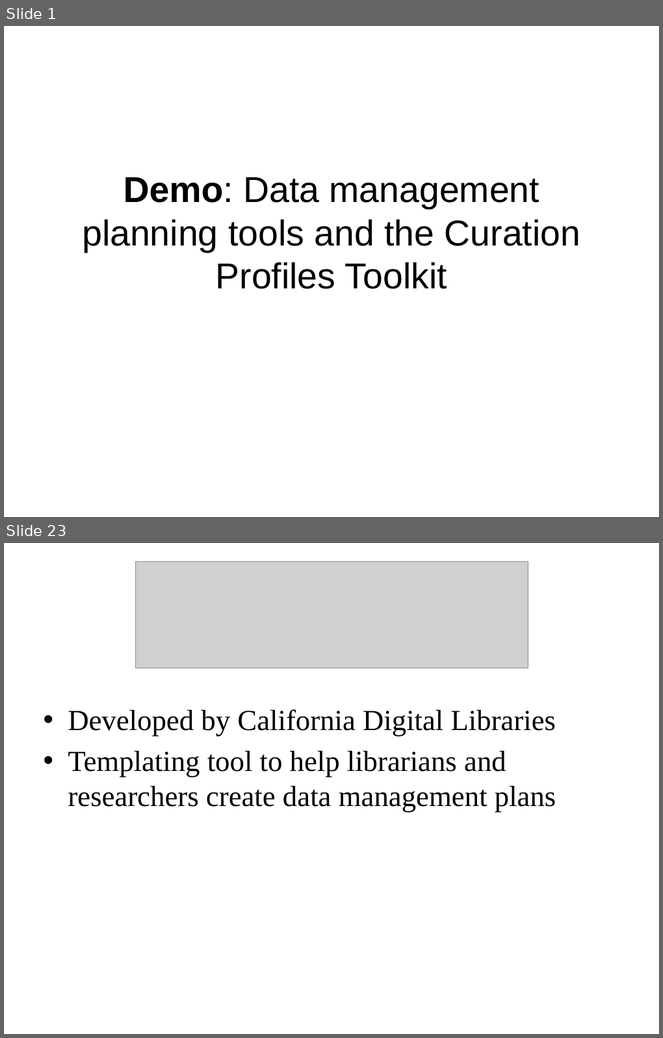
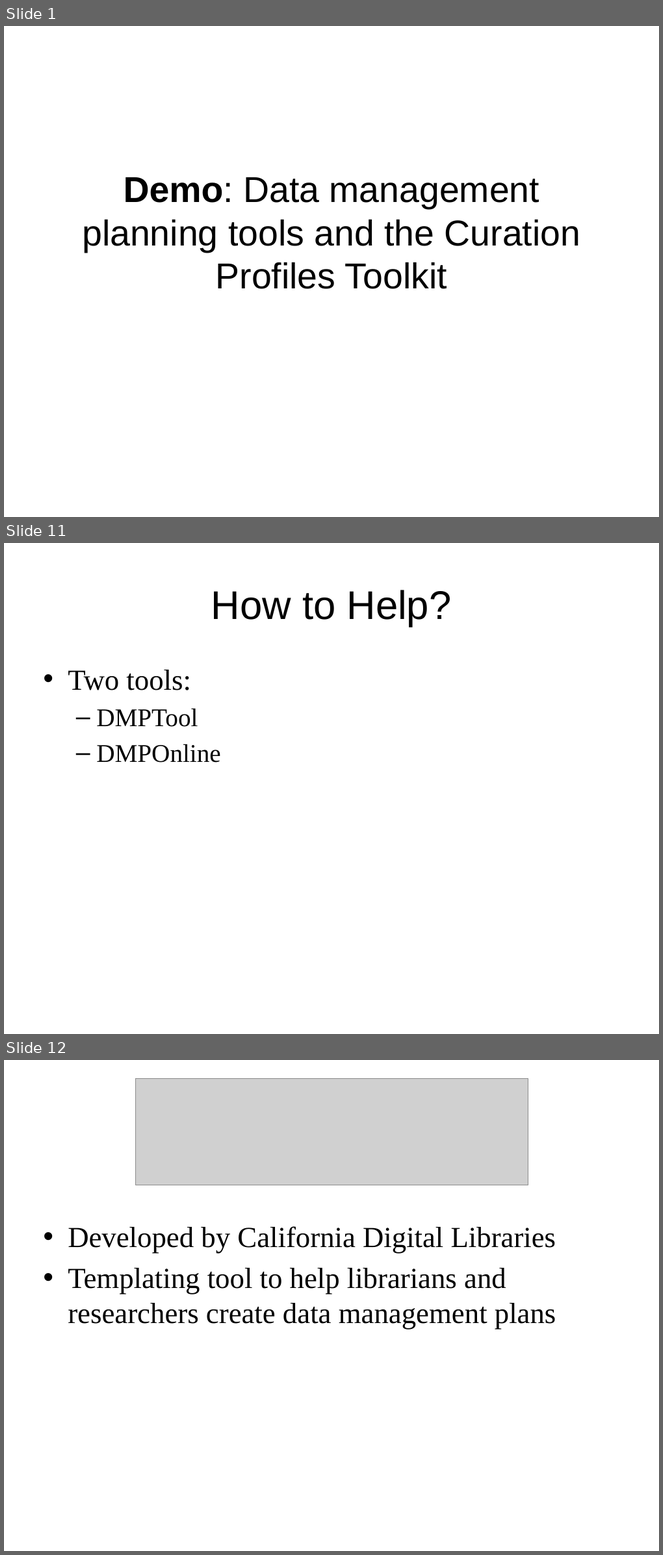
Before and after one commit to DataCurationWorkshop/Beijing-2015, a slide deck: Day1_Demo_DMPTools.pptx. Shown one above the other, each under a label of ours: slides 1 and 23 before the commit, slides 1, 11 and 12 after it; the slides between them are not shown. The pictures are 663x1038 and 663x1555 pixels, drawn with LibreOffice and Linux fonts; fonts in the diff are those of the drawing; grey boxes stand for pictures; background and template pictures are left out. Boxes give left, top, right and bottom in pixels: in the first picture for what was removed or moved away, otherwise in the second. Text is boxed around its words. In the diff, an @@ line names an element or a change of style, - is before the commit and + after.

```diff
--- a/Day1_Demo_DMPTools.pptx
+++ b/Day1_Demo_DMPTools.pptx
@@ slide 11 added at [4,543,659,1034], background #FFFFFF @@
@@ title added at [211,590,452,627], 44 pt, text #000000 @@
+How to Help?
@@ text added at [68,670,220,763], 28 pt, text #000000 @@
+• Two tools:
+  – DMPTool
+  – DMPOnline
@@ what was slide 23 is now slide 12 @@
```
Also in this commit, not shown: 2 slides changed, 23 other slides added, 6 slides removed, 1 other file.
